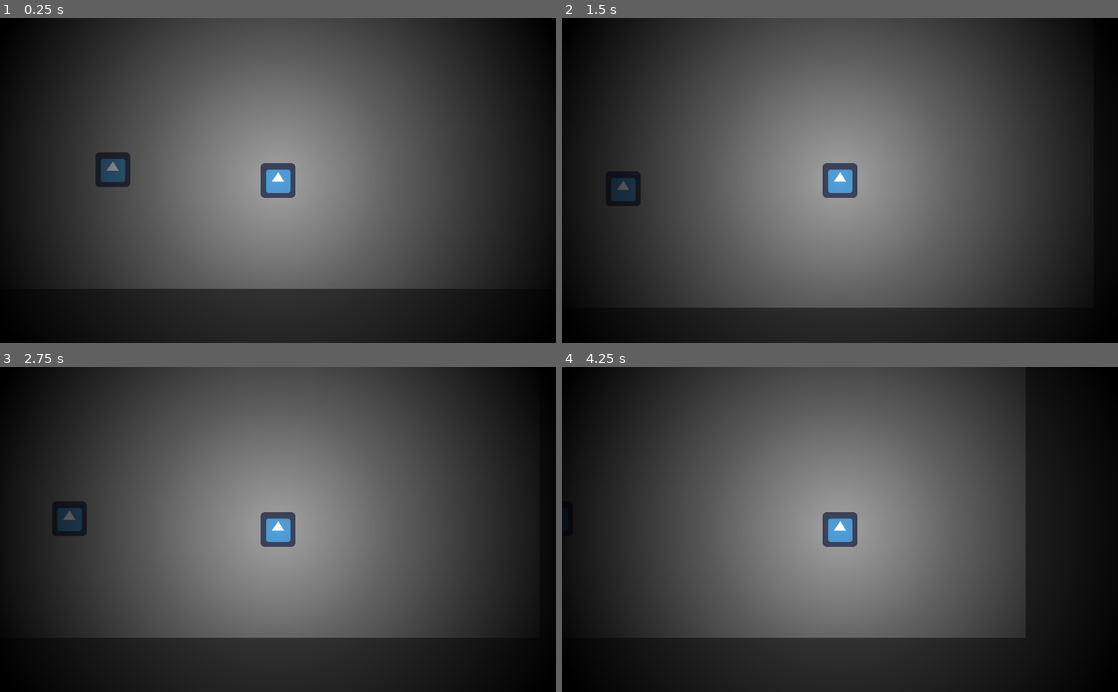
Above: before the commit, frames 1-4 (two rows, left to right).
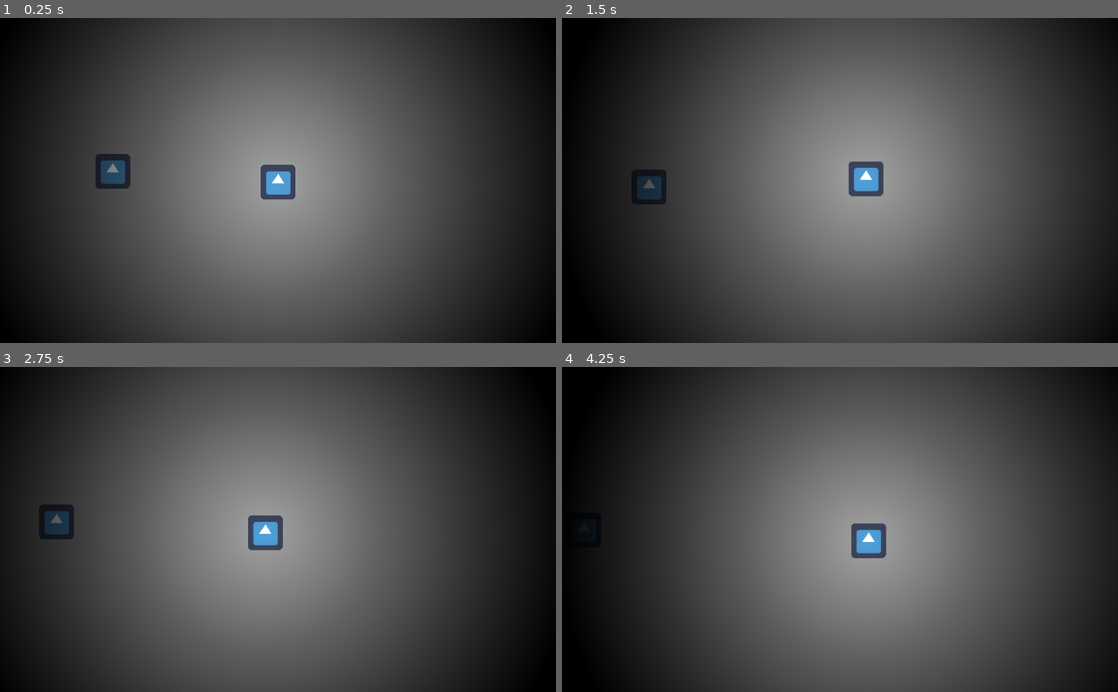
Above: after the commit, the same moments.

Repository: carlosecb/meeting_jam
Game: Godot game, scene res://Node2D.tscn
Two runs of this game, one before a commit and one after it. Both use one fixed random seed, a clock stepped at 60 frames per second and the inputs below. The engine's default icon, where the game draws it, is replaced by a stand-in: a white triangle on a blue panel in a dark square.
Inputs:
- Up to frame 1 (0.25 s): no input
- Up to frame 2 (1.5 s): tap Enter at 0.5 s; hold D (right) from 0.53 s (still down); tap Space (jump) at 0.77 s
- Up to frame 3 (2.75 s): tap Space (jump) at 1.52 s; release D (right) at 2.03 s; hold A (left) from 2.03 s (still down)
- Up to frame 4 (4.25 s): release A (left) at 2.78 s; hold D (right) from 2.78 s (still down); tap Space (jump) at 3.02, 3.77 s

The runs differ from the first frame. In frame 1, 9.5% of the frame differs, in the area x 17-82%, y 41-100%; in frame 2, 7.5%; in frame 3, 11%; in frame 4, 19%, in the area x 5-98%, y 7-100%.

Commit message:
Set Camera2D smoothing

Diff:
--- a/src/Node2D.tscn
+++ b/src/Node2D.tscn
@@ -14,7 +14,7 @@
 
 [node name="background" type="Sprite" parent="."]
 position = Vector2( 501.587, 298.413 )
-scale = Vector2( 9, 5 )
+scale = Vector2( 15, 10 )
 texture = ExtResource( 1 )
 
 [node name="StaticBody2D" type="StaticBody2D" parent="."]
@@ -31,6 +31,8 @@
 
 [node name="Camera2D2" type="Camera2D" parent="Player"]
 current = true
+smoothing_enabled = true
+smoothing_speed = 1.6
 
 [node name="Floor" type="StaticBody2D" parent="."]
 position = Vector2( 514.083, 460.135 )
